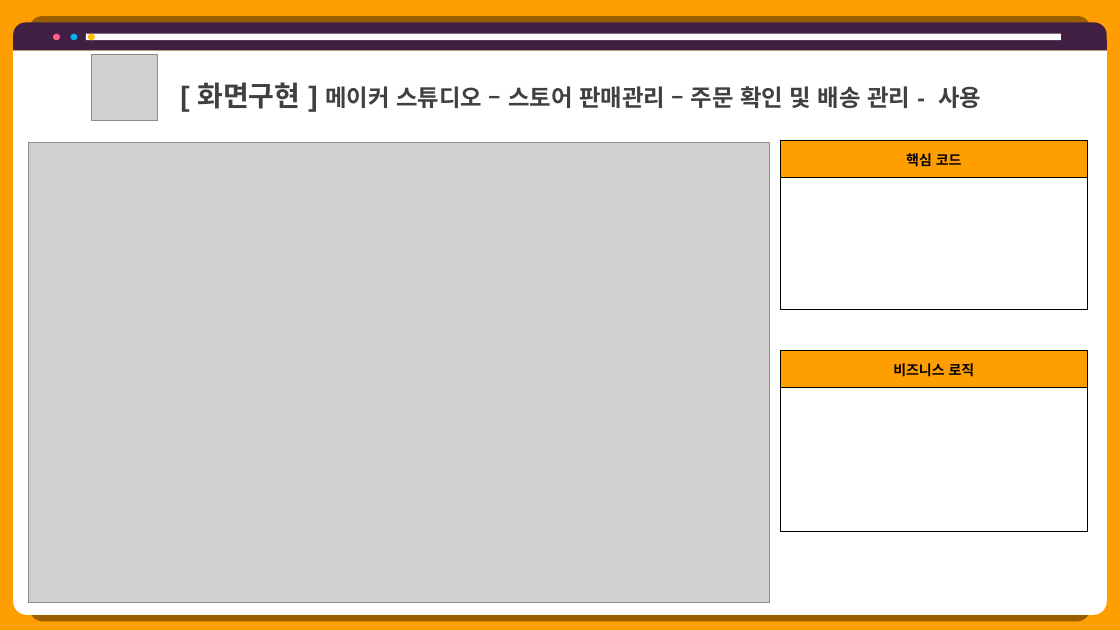
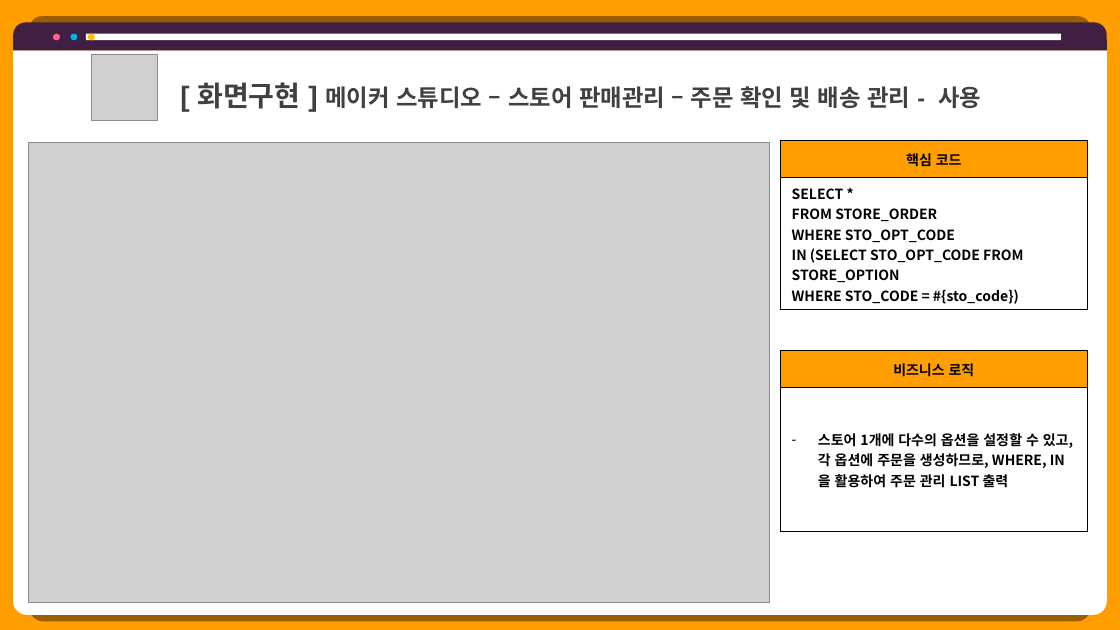
Before and after one commit to hhsw07/ezen-academy-projects, a slide deck: slide 38 of 0 발표용 파워포인트/project06 - 파워포인트 종합 - 현태.pptx (slide 42 before the commit). Drawn at 1120x630 pixels with LibreOffice and Linux fonts; fonts in the diff are those of the drawing; grey boxes stand for pictures. Boxes give left, top, right and bottom in pixels: in the first picture for what was removed or moved away, otherwise in the second. Text is boxed around its words. In the diff, an @@ line names an element or a change of style, - is before the commit and + after.

```diff
--- a/0 발표용 파워포인트/project06 - 파워포인트 종합 - 현태.pptx
+++ b/0 발표용 파워포인트/project06 - 파워포인트 종합 - 현태.pptx
@@ table at (781, 140, 1087, 310) @@
-row 2, column 1: 
+row 2, column 1: SELECT * / FROM STORE_ORDER / WHERE STO_OPT_CODE / IN (SELECT STO_OPT_CODE FROM STORE_OPTION / WHERE STO_CODE = #{sto_code})
@@ table at (781, 350, 1087, 532) @@
-row 2, column 1: 
+row 2, column 1: 스토어 1개에 다수의 옵션을 설정할 수 있고, 각 옵션에 주문을 생성하므로, WHERE, IN을 활용하여 주문 관리 LIST 출력
```
Also in this commit, not shown: 30 other slides changed, 1 slide added, 4 slides removed, 2 other files.
